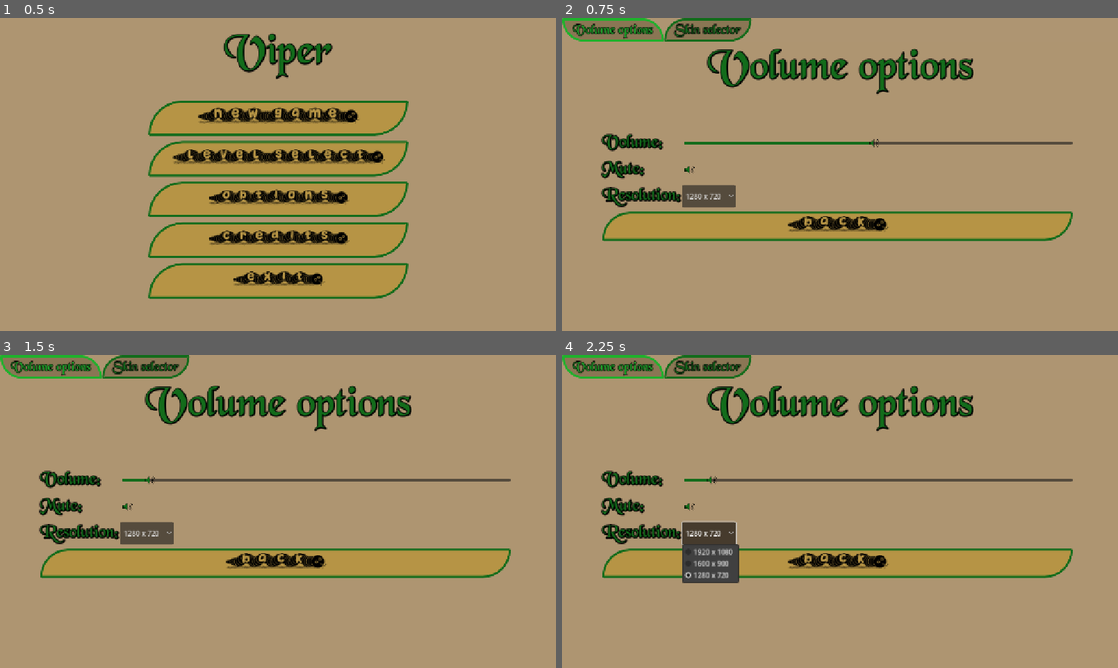
Above: before the commit, frames 1-4 (two rows, left to right).
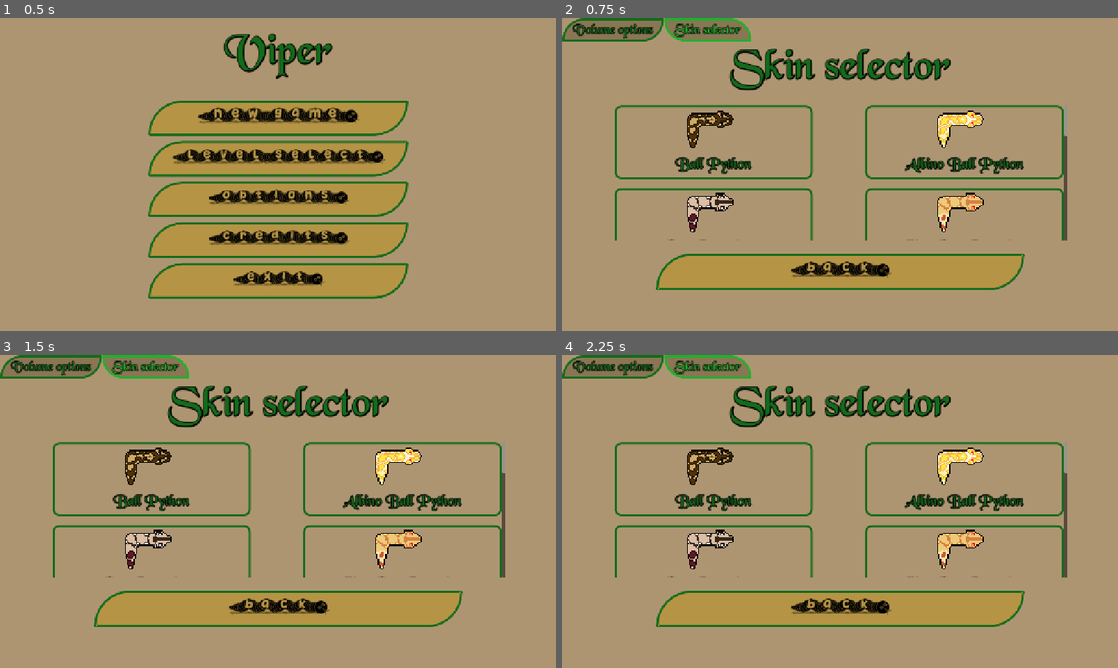
Above: after the commit, the same moments.

Repository: B-nce/Snake
Game: Godot game, scene res://scenes/main_menu_scene/main_menu.tscn
Two runs of this game, one before a commit and one after it. Both use one fixed random seed, a clock stepped at 60 frames per second and the inputs below.
Inputs (mouse positions are in pixels of both pictures, inside the frame that each line leads up to):
- Up to frame 1 (0.5 s): no input
- Up to frame 2 (0.75 s): click "(Options)" at 0.5 s
- Up to frame 3 (1.5 s): click (150, 480) at 1.25 s, where only the run after the commit has a clickable "Ball Python"
- Up to frame 4 (2.25 s): click (706, 533) at 2 s, where only the run before the commit has a clickable "1280 x 720"

Frame 1 is identical in both runs. In frame 2, 27% of the frame differs, in the area x 0-92%, y 0-87%; in frame 3, 27%; in frame 4, 27%.

Commit message:
Solved scaling of skin selector

Diff:
--- a/snake/scenes/level_base/level_base.gd
+++ b/snake/scenes/level_base/level_base.gd
@@ -38,8 +38,9 @@
 
 func _on_player_apple_eaten() -> void:
 	if !$ScoreTimer.is_stopped():
+		var time_elapsed = $ScoreTimer.wait_time - $ScoreTimer.time_left
 		$ScoreTimer.stop()
-		score += _calculate_score_from_time($ScoreTimer.wait_time, $ScoreTimer.wait_time - $ScoreTimer.time_left)
+		score += _calculate_score_from_time($ScoreTimer.wait_time, time_elapsed)
 		_update_score(score)
 	_spawn_apple()
 	$ScoreTimer.set_wait_time(_calculate_distance(apple_position, player.position))
--- a/snake/scenes/options_scene/options.tscn
+++ b/snake/scenes/options_scene/options.tscn
@@ -122,10 +122,11 @@
 theme_override_styles/tab_selected = SubResource("StyleBoxFlat_dvw21")
 theme_override_styles/tab_hovered = SubResource("StyleBoxFlat_k87ne")
 theme_override_styles/tab_unselected = SubResource("StyleBoxFlat_k87ne")
-current_tab = 0
+current_tab = 1
 tab_focus_mode = 0
 
 [node name="Volume options" type="Control" parent="TabContainer"]
+visible = false
 layout_mode = 2
 metadata/_tab_index = 0
 
@@ -260,7 +261,6 @@
 autoplay = true
 
 [node name="Skin selector" type="Control" parent="TabContainer"]
-visible = false
 layout_mode = 2
 metadata/_tab_index = 1
 
@@ -286,10 +286,10 @@
 anchor_top = 0.5
 anchor_right = 1.0
 anchor_bottom = 0.5
-offset_left = 238.0
-offset_top = -303.5
-offset_right = -201.0
-offset_bottom = 254.5
+offset_left = 120.0
+offset_top = -187.5
+offset_right = -117.0
+offset_bottom = 124.5
 grow_horizontal = 2
 grow_vertical = 2
 vertical_scroll_mode = 2
